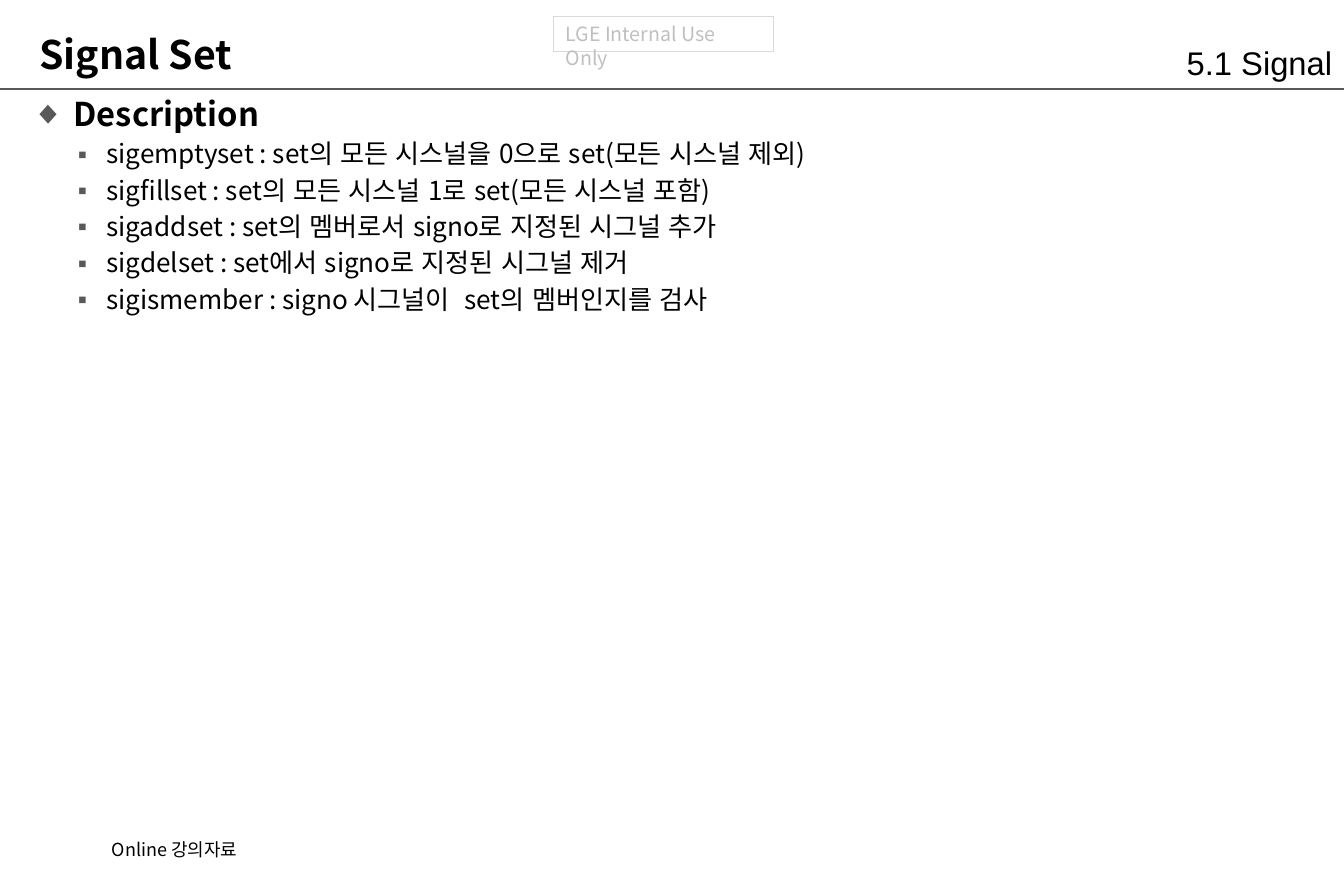
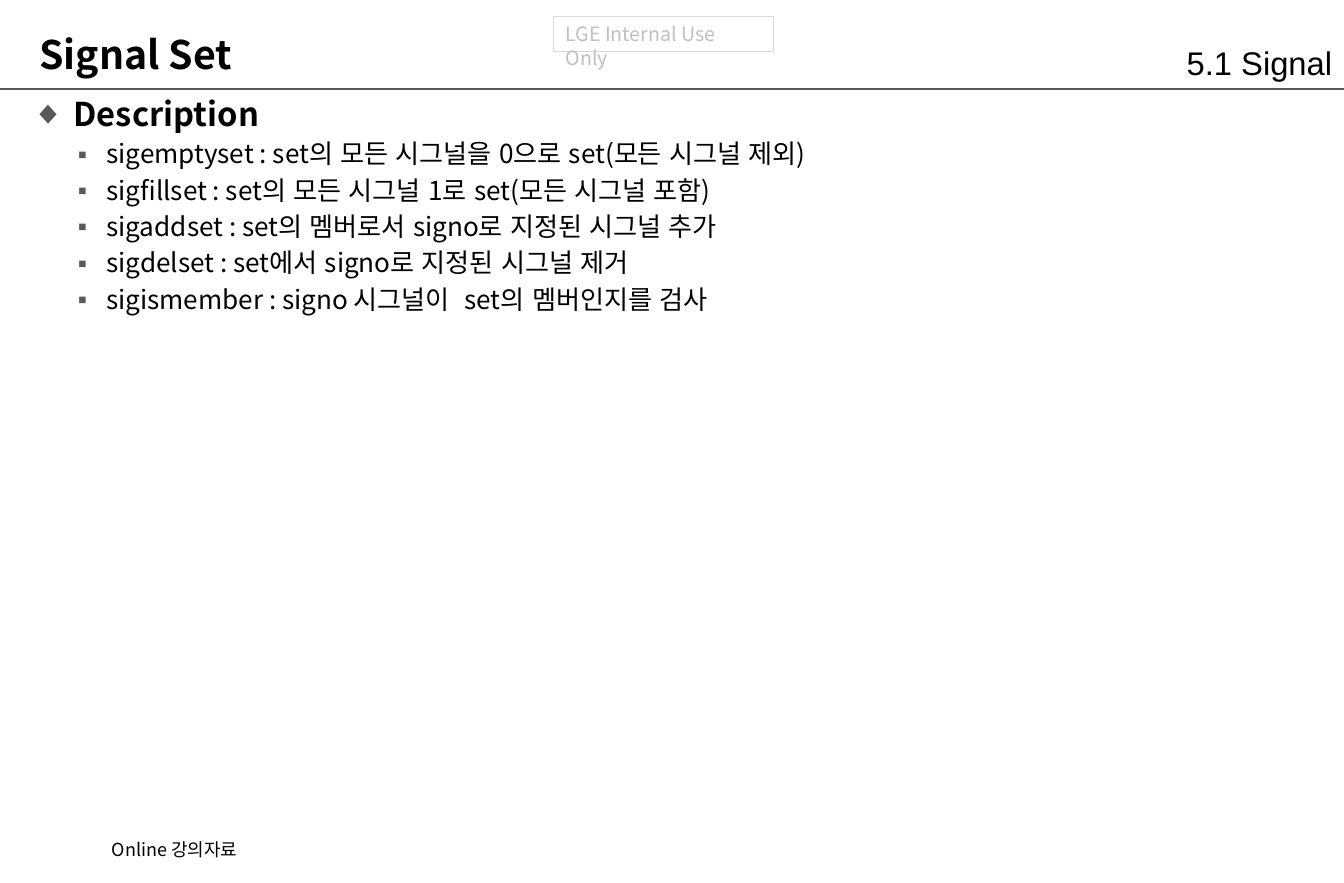
Before and after one commit to THLEE-KR/lge_2018, a slide deck: slide 16 of SystemProg/book/05-02.LG전자_교재_일등SW신입과정_System Programming(M5.IPC Programming)(2면씩)_2018.pptx (slide 17 before the commit). Drawn at 1344x883 pixels with LibreOffice and Linux fonts; fonts in the diff are those of the drawing; background and template pictures are left out. Boxes give left, top, right and bottom in pixels: in the first picture for what was removed or moved away, otherwise in the second. Text is boxed around its words. In the diff, an @@ line names an element or a change of style, - is before the commit and + after.

```diff
--- a/SystemProg/book/05-02.LG전자_교재_일등SW신입과정_System Programming(M5.IPC Programming)(2면씩)_2018.pptx
+++ b/SystemProg/book/05-02.LG전자_교재_일등SW신입과정_System Programming(M5.IPC Programming)(2면씩)_2018.pptx
@@ text at (106, 141, 806, 207): text changed @@
-  ▪ sigemptyset : set의 모든 시스널을 0으로 set(모든 시스널 제외)
-  ▪ sigfillset : set의 모든 시스널 1로 set(모든 시스널 포함)
+  ▪ sigemptyset : set의 모든 시그널을 0으로 set(모든 시그널 제외)
+  ▪ sigfillset : set의 모든 시그널 1로 set(모든 시그널 포함)
```
Also in this commit, not shown: 2 other slides changed, 1 slide removed.
